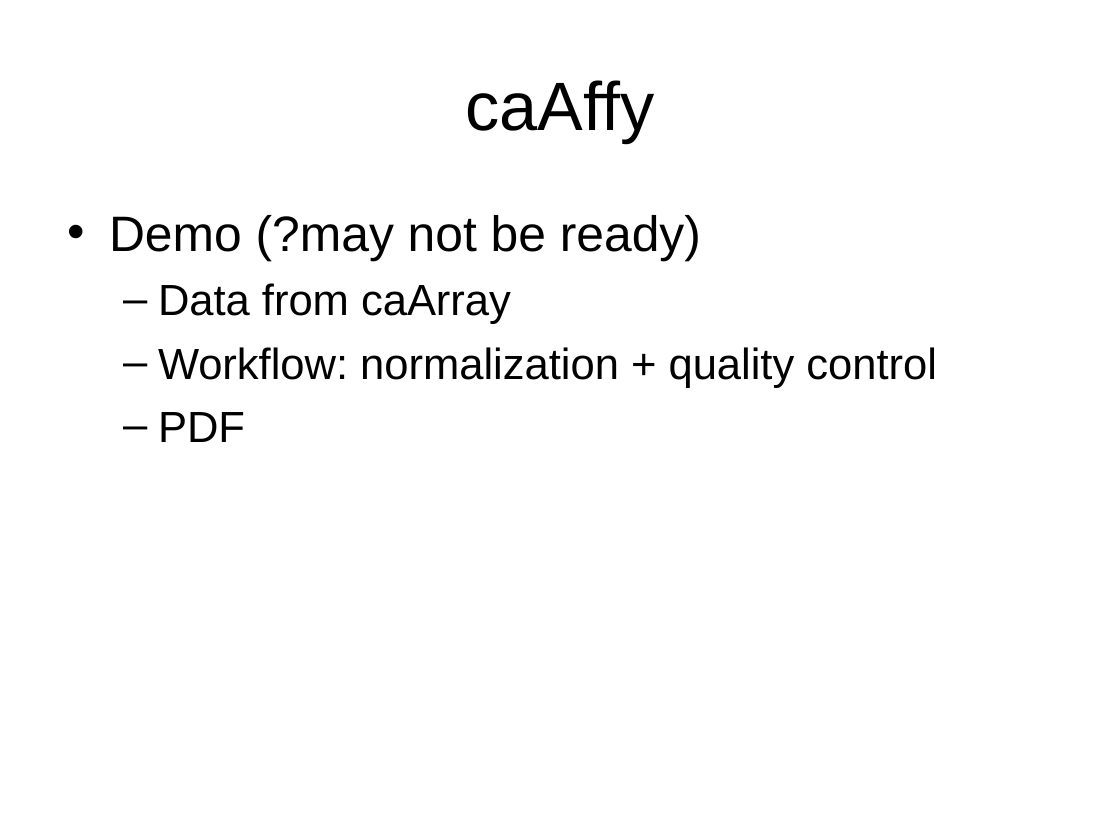
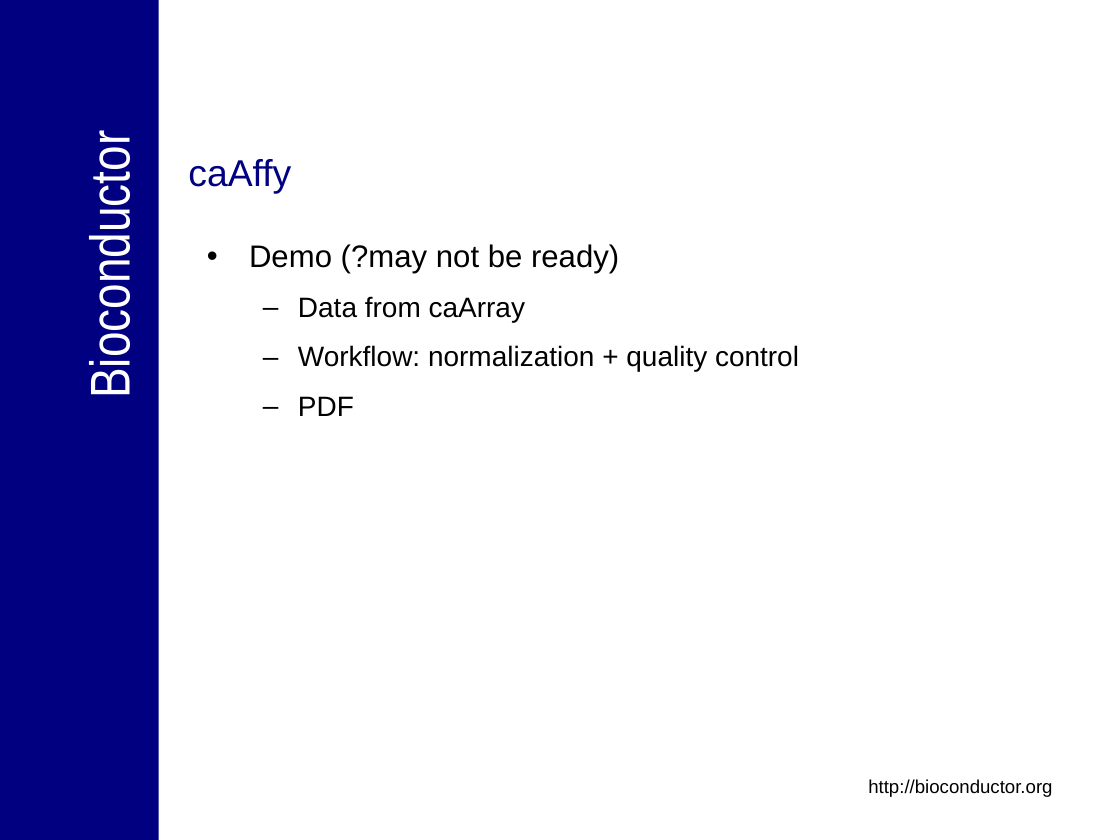
Before and after one commit to NCIP/bioconductor_v1, a slide deck: slide 6 of trunk/bioconductor/Presentations/caBIG_Annual_Meeting_2007_Tech_Demo.ppt (slide 7 before the commit). Drawn at 1120x840 pixels with LibreOffice and Linux fonts; fonts in the diff are those of the drawing; background and template pictures are left out. Boxes give left, top, right and bottom in pixels: in the first picture for what was removed or moved away, otherwise in the second. Text is boxed around its words. In the diff, an @@ line names an element or a change of style, - is before the commit and + after.

```diff
--- a/trunk/bioconductor/Presentations/caBIG_Annual_Meeting_2007_Tech_Demo.ppt
+++ b/trunk/bioconductor/Presentations/caBIG_Annual_Meeting_2007_Tech_Demo.ppt
@@ rectangle added at [0,0,159,840], fill #000080 @@
@@ title "caAffy": place and size @@
-title "caAffy" at [465,80,654,143]
+title "caAffy" at [188,159,291,194]
@@ title "caAffy" at [188,159,291,194]: size 44 to 24 pt, text colour #000000 to #000080; alignment centre to left; vertical alignment middle to top @@
@@ text added at [78,157,141,391], 36 pt, text #FFFFFF @@
+Bioconductor
@@ text "Demo (?may not be ready)": place and size @@
-text "Demo (?may not be ready)" at [109,215,937,442]
+text "Demo (?may not be ready)" at [249,244,799,416]
@@ text "Demo (?may not be ready)" at [249,244,799,416]: size 32 to 20 pt in "Demo (?may not be ready)"; size 28 to 18 pt in "Data from caArray", "Workflow: normalization + quality control", "PDF"; line spacing 1 to 0.95; more space between paragraphs @@
@@ text added at [868,779,1052,797], 12 pt, text #000000 @@
+http://bioconductor.org
```
Also in this commit, not shown: 5 other slides changed, 13 slides added, 8 slides removed.
